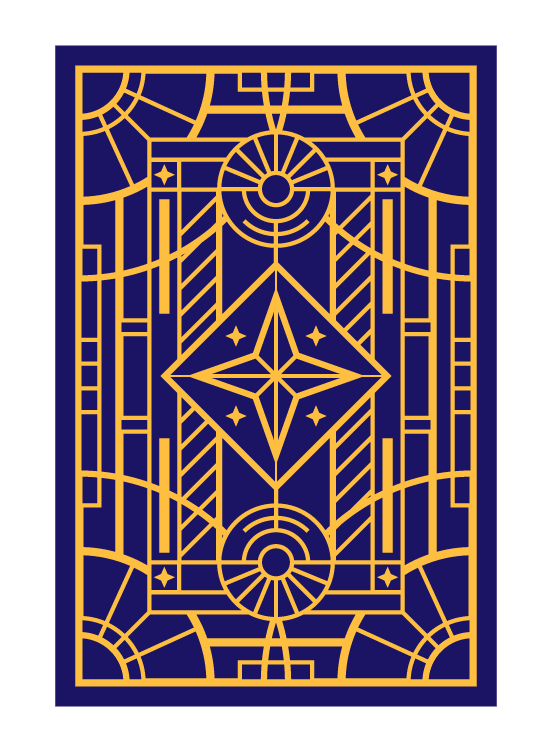
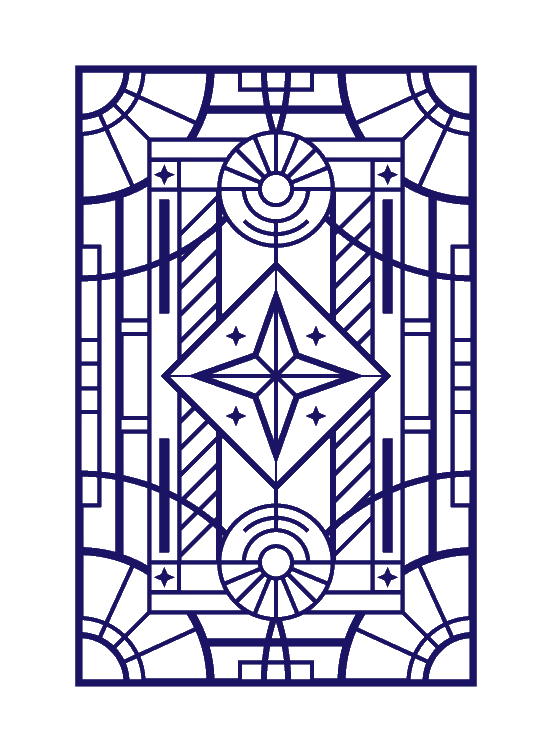
The second 552 x 752 image is a revision of the first. Changes to its layers:
showed "White", painted on it over [55, 45, 497, 707]
painted on "Background" (3rd of 4, in "Cardback") over [55, 45, 497, 707]
